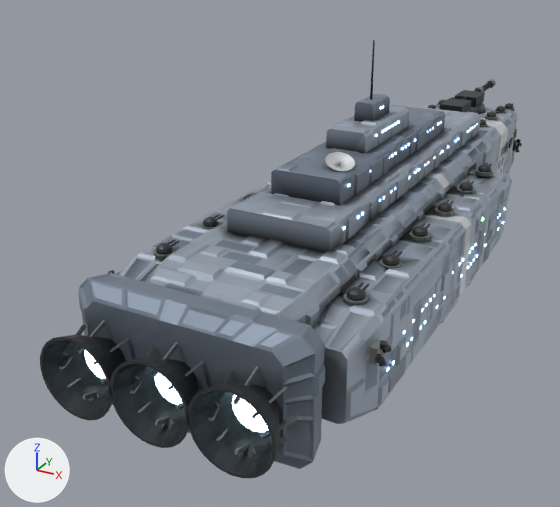
The glTF model assets/models/dreadnought.glb, before and after one commit.
Both versions are drawn from a 50 mm camera at (0.347, -0.924, 0.364) aimed at (-0.1, -0.112, -0.042). The lights are fixed; the arrows at lower left show +X, +Y and +Z. The first picture is the older version. Vertices at exactly the same position are counted once.

The first picture shows 'body'.
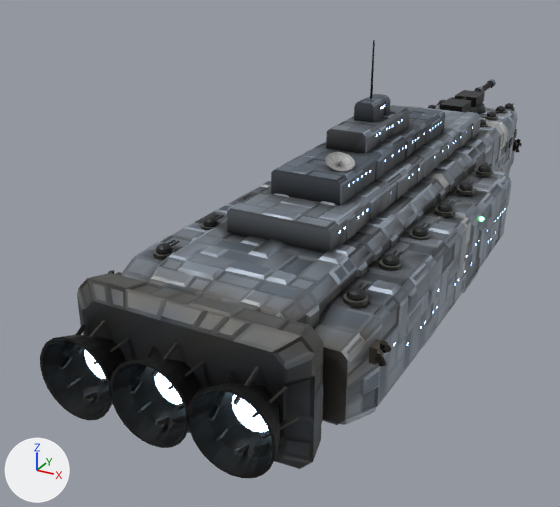
Where the newer file only moved an object's origin or applied its transform, the numbers keep the older frame.

What the commit changed:
me_dreadnought_body is used by ob_body; location (0.0, 0.0, 0.0).
me_dreadnought_body had 21844 vertices, 41856 faces and spanned x -0.151..0.151, y -0.514..0.507, z -0.099..0.23.
me_dreadnought_body now has 22626 vertices, 42168 faces and spans x -0.151..0.151, y -0.514..0.507, z -0.098..0.23.
me_dreadnought_body part 1: 66 loose pieces with 528 vertices, spanning x -0.139..0.139, y -0.342..0.179, z -0.021..0.154, are deleted.
me_dreadnought_body part 2: 59 vertices moved within x -0.136..0.137, y -0.433..0.459, z -0.093..0.118; 5630 vertices removed from x -0.148..0.148, y -0.505..0.483, z -0.099..0.163; 6700 vertices added at x -0.148..0.148, y -0.505..0.483, z -0.098..0.163.
me_dreadnought_body part 3: 16360 kept faces spanning x -0.151..0.151, y -0.514..0.507, z -0.098..0.23 get new vertex colours.
me_dreadnought_body part 4: 38 faces spanning x -0.128..0.139, y -0.273..0.157, z -0.058..0.044 switch from mat_navy to mat_navy2.
me_dreadnought_body part 5: 38 faces spanning x -0.138..0.141, y -0.357..0.117, z -0.056..0.045 switch from mat_navy2 to mat_navy.
Other edits to the shape of me_dreadnought_body do not show in these pictures.

Where the change shows, as pixel boxes (x1, y1, x2, y2) in the pictures (560 x 507 px; the box of a moved part takes in the faces that stretch with it):
part 1 of me_dreadnought_body, deleted: before (386, 122, 504, 372)
part 2 of me_dreadnought_body, moved or reshaped: (63, 40, 521, 469) in both
part 3 of me_dreadnought_body, recoloured (darker): (40, 79, 521, 478) in both
part 4 of me_dreadnought_body, recoloured: (255, 179, 478, 350) in both
part 5 of me_dreadnought_body, recoloured: before (165, 177, 508, 310); after (165, 193, 501, 310)
